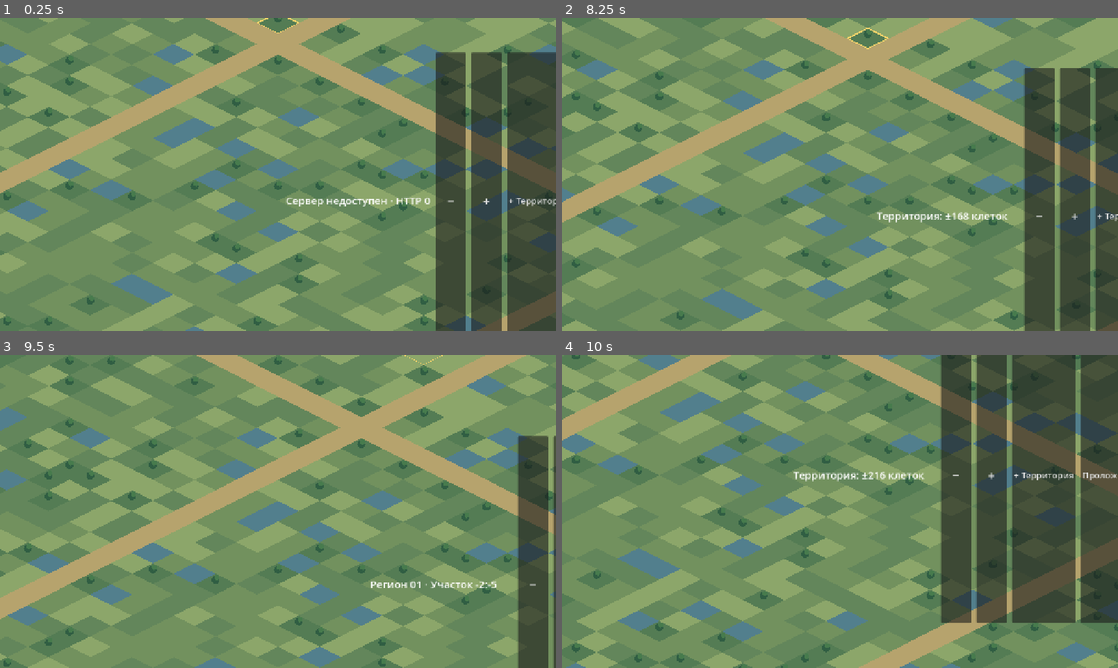
Above: before the commit, frames 1-4 (two rows, left to right).
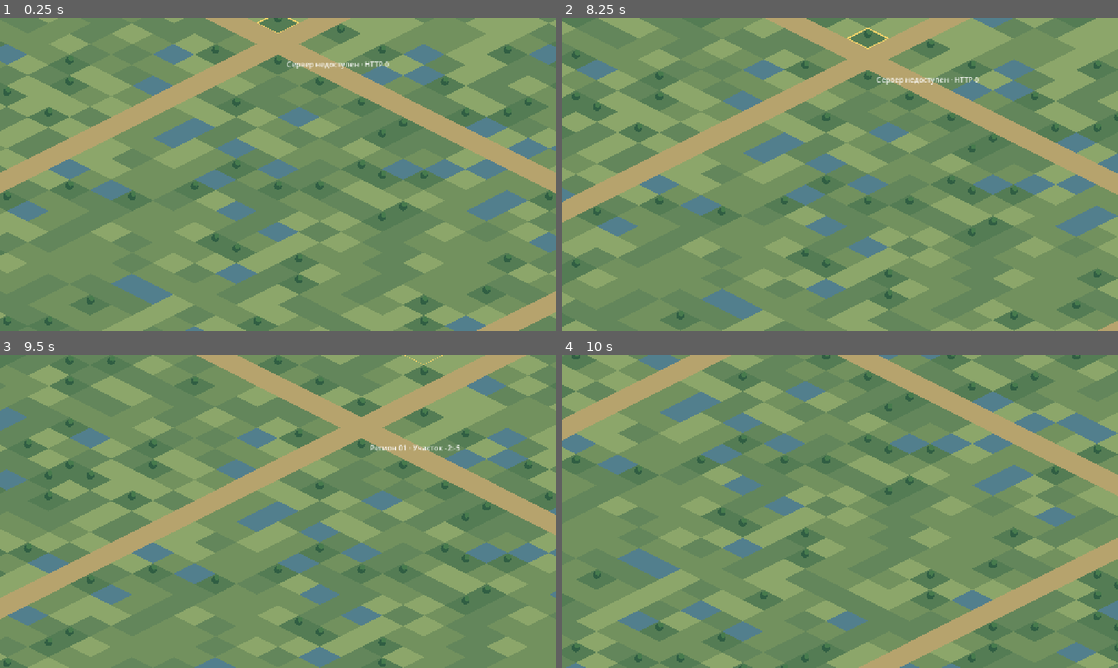
Above: after the commit, the same moments.

Repository: maillunex-lang/LunexEconom
Game: Godot game, scene res://world.tscn
Two runs of this game, one before a commit and one after it. Both use one fixed random seed, a clock stepped at 60 frames per second and the inputs below. This scene is started directly instead of the project's main scene.
Inputs (mouse positions are in pixels of both pictures, inside the frame that each line leads up to):
- Up to frame 1 (0.25 s): no input
- Up to frame 2 (8.25 s): click (1012, 199) at 0.5 s, where only the run before the commit has a clickable "−"; click (1045, 199) at 1.25 s, where only the run before the commit has a clickable "+"; click (1101, 199) at 2 s, where only the run before the commit has a clickable "+ Территория"; click (1012, 199) at 2.75 s, where only the run before the commit has a clickable "−"; click (1045, 199) at 3.5 s, where only the run before the commit has a clickable "+"; click (1101, 199) at 4.25 s, where only the run before the commit has a clickable "+ Территория"; click (1012, 199) at 5 s, where only the run before the commit has a clickable "−"; click (1045, 199) at 5.75 s, where only the run before the commit has a clickable "+"; click (1101, 199) at 6.5 s, where only the run before the commit has a clickable "+ Территория"; tap Enter at 7.25 s; move the mouse to (962, 158) at 7.27 s; click (962, 158) at 7.42 s; tap Space at 8 s; drag from (728, 190) to (812, 237) at 8.02 s
- Up to frame 3 (9.5 s): tap Enter at 8.75 s; move the mouse to (333, 442) at 8.77 s; click (333, 442) at 8.92 s
- Up to frame 4 (10 s): tap Space at 9.5 s; drag from (812, 574) to (673, 464) at 9.52 s

The runs differ from the first frame. In frame 1, 18% of the frame differs, in the area x 51-100%, y 10-100%; in frame 2, 13%; in frame 3, 4.7%; in frame 4, 25%, in the area x 41-100%, y 0-86%.

Commit message:
fix(android): landscape, touch map gestures, compact HUD and chunk caching

Diff:
--- a/client/world.tscn
+++ b/client/world.tscn
@@ -13,50 +13,37 @@
 script = ExtResource("1")
 [node name="HUD" type="MarginContainer" parent="."]
 layout_mode = 1
-anchors_preset = 15
+anchors_preset = 10
 anchor_right = 1.0
-anchor_bottom = 1.0
 mouse_filter = 2
 [node name="Top" type="HBoxContainer" parent="HUD"]
 layout_mode = 2
-theme_override_constants/separation = 12
+theme_override_constants/separation = 8
+mouse_filter = 2
 [node name="Info" type="Label" parent="HUD/Top"]
 layout_mode = 2
 size_flags_horizontal = 3
-theme_override_font_sizes/font_size = 24
+theme_override_font_sizes/font_size = 17
 text = "Регион 01 · Демонстрационная карта"
-[node name="ZoomOut" type="Button" parent="HUD/Top"]
-layout_mode = 2
-custom_minimum_size = Vector2(70, 64)
-mouse_filter = 0
-theme_override_font_sizes/font_size = 30
-text = "−"
-[node name="ZoomIn" type="Button" parent="HUD/Top"]
-layout_mode = 2
-custom_minimum_size = Vector2(70, 64)
-mouse_filter = 0
-theme_override_font_sizes/font_size = 30
-text = "+"
-
 [node name="Expand" type="Button" parent="HUD/Top"]
 layout_mode = 2
-custom_minimum_size = Vector2(138, 64)
-theme_override_font_sizes/font_size = 20
+custom_minimum_size = Vector2(108, 52)
+theme_override_font_sizes/font_size = 15
 text = "+ Территория"
 
 [node name="Connect" type="Button" parent="HUD/Top"]
 layout_mode = 2
-custom_minimum_size = Vector2(154, 64)
-theme_override_font_sizes/font_size = 20
+custom_minimum_size = Vector2(128, 52)
+theme_override_font_sizes/font_size = 15
 text = "Проложить путь"
 
 [node name="Update" type="Button" parent="HUD/Top"]
 layout_mode = 2
-custom_minimum_size = Vector2(112, 64)
-theme_override_font_sizes/font_size = 18
+custom_minimum_size = Vector2(92, 52)
+theme_override_font_sizes/font_size = 15
 text = "Обновить"
 [node name="UpdateStatus" type="Label" parent="HUD/Top"]
 layout_mode = 2
-custom_minimum_size = Vector2(140, 64)
-theme_override_font_sizes/font_size = 15
+custom_minimum_size = Vector2(100, 52)
+theme_override_font_sizes/font_size = 13
 text = "Проверка версии"
